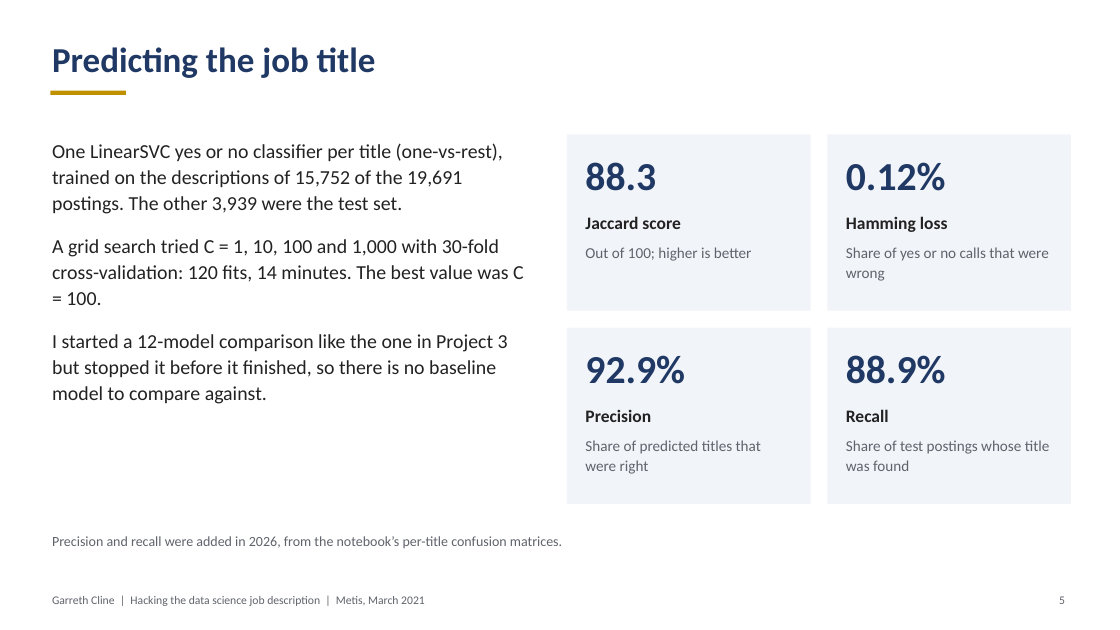
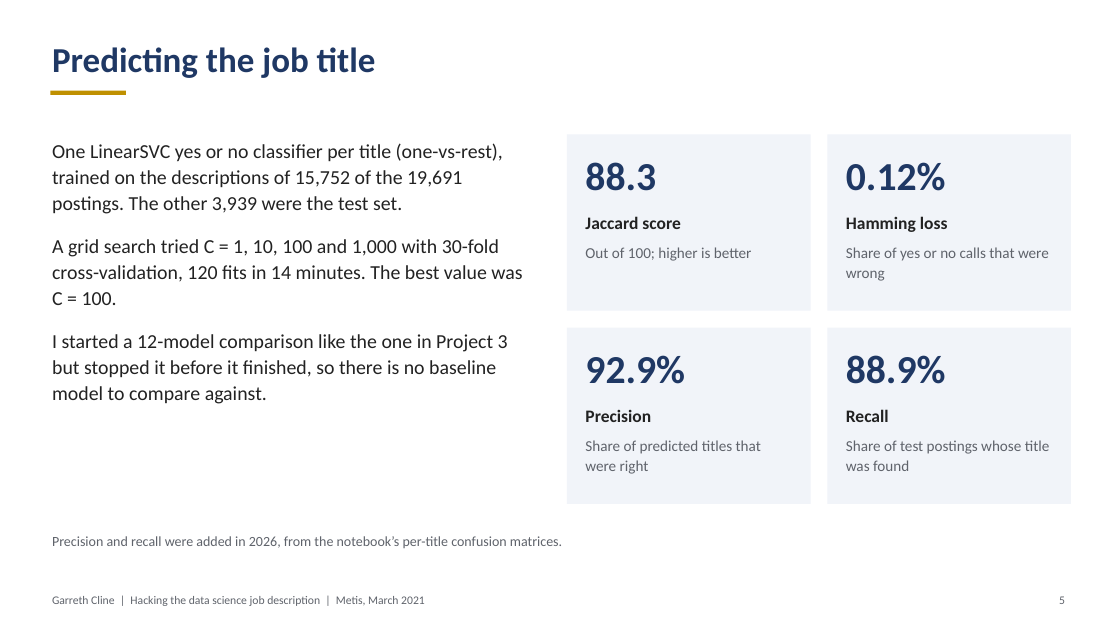
Before and after one commit to garrethcline/Hacking-the-Data-Science-Job-Description, a slide deck: slide 5 of Project 5 Presentation.pptx. Drawn at 1120x630 pixels with LibreOffice and Linux fonts; fonts in the diff are those of the drawing. Boxes give left, top, right and bottom in pixels: in the first picture for what was removed or moved away, otherwise in the second. Text is boxed around its words. In the diff, an @@ line names an element or a change of style, - is before the commit and + after.

```diff
--- a/Project 5 Presentation.pptx
+++ b/Project 5 Presentation.pptx
@@ text at [52,239,522,305]: text changed @@
-A grid search tried C = 1, 10, 100 and 1,000 with 30-fold cross-validation: 120 fits, 14 minutes. The best value was C = 100.
+A grid search tried C = 1, 10, 100 and 1,000 with 30-fold cross-validation, 120 fits in 14 minutes. The best value was C = 100.
```
Also in this commit, not shown: 1 other slide changed, 1 other file.
